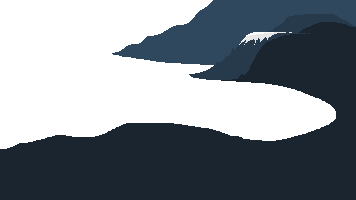
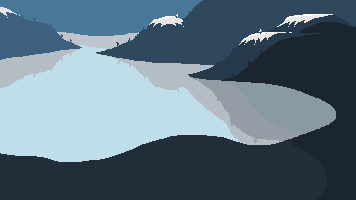
Revision of a layered (356, 200) image; what changed, layer by layer:
renamed "Calque 1" to "Montagne", painted on it over [left=0, top=0, right=336, bottom=200]
renamed "Calque 2" to "Eau", painted on it over [left=0, top=0, right=336, bottom=200]
removed layer "Arrière-plan" over [left=0, top=0, right=336, bottom=200]
